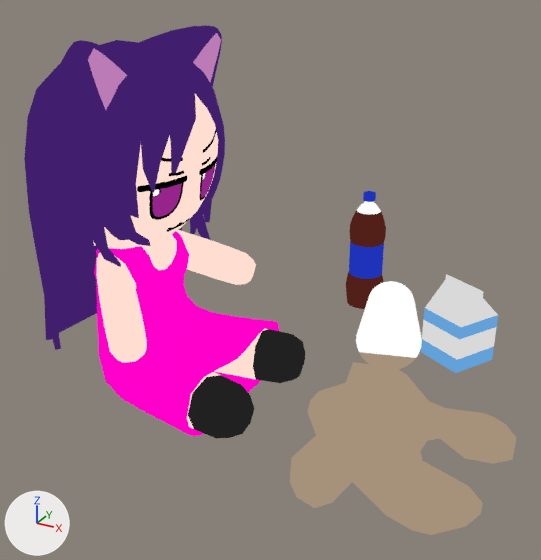
The glTF model src/fumo.gltf as it was, and as the next commit left it.
Camera for both pictures: a 50 mm camera at (1.68, -2.03, 1.5) aimed at (0.47, 0.17, 0.41). The axes (+X, +Y, +Z) are drawn at lower left. The lights are the same throughout. Where no turn or scale is listed for an object, it has been applied to the vertices.

The scene before the commit, as lines of its bpy script (objects in view):
```python
me_circle_002 = bpy.data.meshes.new('Circle.002')
me_circle_002.from_pydata(...)  # 68 vertices, 132 faces; spans x -0.094..0.247, y -0.419..0.033, z -0.101..0.148
# faces by material slot: [62, 70]
me_circle_002.materials.append(mat_cup)
me_circle_002.materials.append(mat_pilk)
me_cube_001 = bpy.data.meshes.new('Cube.001')
me_cube_001.from_pydata(...)  # 58 vertices, 112 faces; spans x -0.06..0.54, y -0.094..0.165, z -0.1..0.1
# faces by material slot: [72, 40]
me_cube_001.materials.append(mat_skin)
me_cube_001.materials.append(mat_socks)
me_mesh = bpy.data.meshes.new('Mesh')
me_mesh.from_pydata(...)  # 34 vertices, 32 faces; spans x 0.715..1.44, y -0.413..0.479, z 0.0
me_mesh.materials.append(mat_pilk)
ob_circle_002 = bpy.data.objects.new('Circle.002', me_circle_002)
ob_circle_002.location = (0.718, 0.809, 0.104)
ob_cube_004 = bpy.data.objects.new('Cube.004', me_cube_001)
ob_cube_004.location = (0.054, 0.137, 0.074)
ob_gp_layer = bpy.data.objects.new('GP_Layer', me_mesh)
ob_gp_layer.location = (-0.033, -0.01, 0.0)
# also in view: 'Cube.002' at (0.0, 0.0, 0.87); 'Cube.009' at (0.04, 0.23, 1.11); 'Cube' at (0.29, -0.17, 0.07); 'Circle.001' at (0.53, 0.97, 0.26); 'Cube.003' at (0.12, -0.25, 0.41)
```
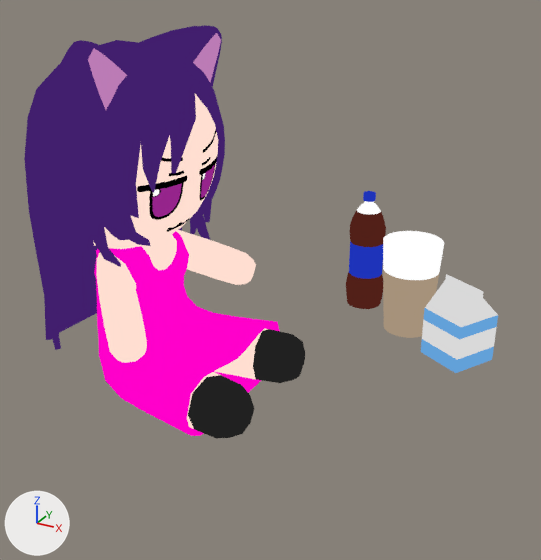
What differs and where, as boxes (x1, y1, x2, y2) in the pictures (541 x 560 px):
'GP_Layer', deleted
    before: (290, 362, 516, 535)
'Circle', added
    after: (383, 231, 444, 338)
    faces in mat_cup: (383, 231, 444, 280)
    faces in mat_pilk: (383, 269, 439, 338)
'Circle.002', deleted
    before: (356, 281, 422, 370)
    faces in mat_cup: (356, 281, 422, 358)
    faces in mat_pilk: (359, 352, 416, 370)

What changed in the scene script:
```text
Add me_circle:
    me_circle.from_pydata(...)  # 96 vertices, 188 faces; spans x -0.125..0.125, y -0.125..0.125, z 0.0..0.4
    # faces by material slot: [94, 94]
    me_circle.materials.append(mat_cup)
    me_circle.materials.append(mat_pilk)
Remove ob_circle_002:
    ob_circle_002 = bpy.data.objects.new('Circle.002', me_circle_002)
    ob_circle_002.location = (0.718, 0.809, 0.104)
Remove ob_gp_layer:
    ob_gp_layer = bpy.data.objects.new('GP_Layer', me_mesh)
    ob_gp_layer.location = (-0.033, -0.01, 0.0)
Add ob_circle:
    ob_circle = bpy.data.objects.new('Circle', me_circle)
    ob_circle.location = (0.792, 0.821, 0.0)
```
